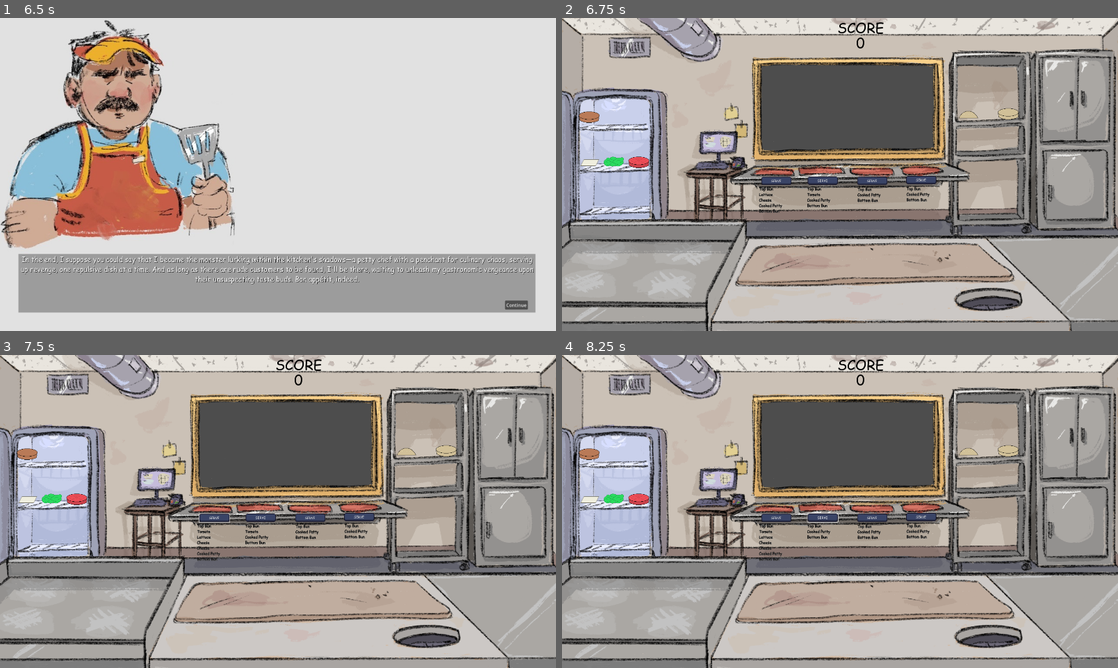
Above: before the commit, frames 1-4 (two rows, left to right).
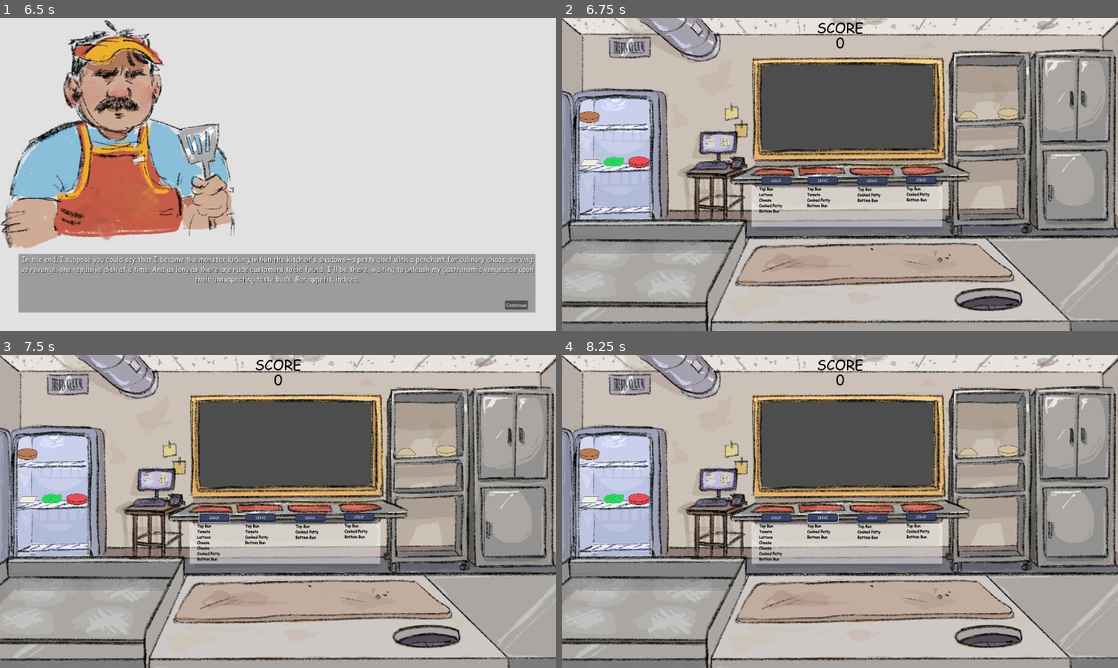
Above: after the commit, the same moments.

Repository: JaymesTMorris/The-Customer-Is-Always-Right
Game: Godot game, scene res://Scenes/main_menu.tscn
Two runs of this game, one before a commit and one after it. Both use one fixed random seed, a clock stepped at 60 frames per second and the inputs below.
Inputs (mouse positions are in pixels of both pictures, inside the frame that each line leads up to):
- Up to frame 1 (6.5 s): click "Play" at 0.5 s; click (144, 174) at 1.25 s; click "Next" at 2 s; click "Next" at 2.75 s; click "Next" at 3.5 s; tap Enter at 4.25, 5.75 s; move the mouse to (400, 158) at 4.27 s; press the mouse at (400, 158) at 4.28 s; tap Space at 5 s; move the mouse to (166, 190) at 5.02 s; release the mouse at (166, 190) at 5.03 s; click (166, 190) at 5.1 s; move the mouse to (333, 105) at 5.77 s; press the mouse at (333, 105) at 5.78 s
- Up to frame 2 (6.75 s): release the mouse at (895, 105) at 6.5 s; click "Continue" at 6.5 s
- Up to frame 3 (7.5 s): click "SERVE" at 7.25 s
- Up to frame 4 (8.25 s): click "SERVE" at 8 s

Frame 1 is identical in both runs. In frame 2, 4.4% of the frame differs, in the area x 34-69%, y 1-67%; in frame 3, 4.4%; in frame 4, 4.4%.

Commit message:
Update game.tscn
Change layout of objects

Diff:
--- a/Scenes/game.tscn
+++ b/Scenes/game.tscn
@@ -30,30 +30,6 @@
 texture = ExtResource("1_mf0fh")
 centered = false
 
-[node name="CookedBeefPatty" parent="." instance=ExtResource("6_vshen")]
-position = Vector2(94, 343)
-scale = Vector2(2.34832, 2.308)
-
-[node name="BottomBun" parent="." instance=ExtResource("7_1rqiq")]
-position = Vector2(1541, 332)
-scale = Vector2(2.34832, 2.308)
-
-[node name="TopBun" parent="." instance=ExtResource("8_e0ye7")]
-position = Vector2(1403, 338)
-scale = Vector2(2.34832, 2.308)
-
-[node name="Cheese" parent="." instance=ExtResource("3_jpuij")]
-position = Vector2(96, 502)
-scale = Vector2(2.34832, 2.308)
-
-[node name="Lettuce" parent="." instance=ExtResource("4_j44t4")]
-position = Vector2(180, 500)
-scale = Vector2(2.34832, 2.308)
-
-[node name="Tomato" parent="." instance=ExtResource("5_27kjg")]
-position = Vector2(265, 499)
-scale = Vector2(2.34832, 2.308)
-
 [node name="Grill 00" parent="." instance=ExtResource("1_maf3u")]
 position = Vector2(123, 793)
 scale = Vector2(4, 1.5)
@@ -138,6 +114,13 @@
 theme_override_styles/pressed = SubResource("StyleBoxTexture_71fva")
 text = "SERVE"
 
+[node name="ColorRect" type="ColorRect" parent="."]
+modulate = Color(1, 1, 1, 0.498039)
+offset_left = 655.0
+offset_top = 580.0
+offset_right = 1314.0
+offset_bottom = 721.0
+
 [node name="OrderLabel0" type="RichTextLabel" parent="."]
 offset_left = 680.0
 offset_top = 580.0
@@ -186,9 +169,8 @@
 script = ExtResource("11_iswsb")
 
 [node name="ScoreLabel" type="RichTextLabel" parent="."]
-offset_left = 747.0
 offset_top = 51.0
-offset_right = 1315.0
+offset_right = 1921.0
 offset_bottom = 129.0
 theme_override_colors/default_color = Color(0, 0, 0, 1)
 theme_override_fonts/normal_font = ExtResource("9_au3vr")
@@ -197,15 +179,39 @@
 text = "[center]0[/center]"
 
 [node name="Label" type="RichTextLabel" parent="."]
-offset_left = 748.0
+offset_left = 1.0
 offset_top = -1.0
-offset_right = 1316.0
+offset_right = 1920.0
 offset_bottom = 77.0
 theme_override_colors/default_color = Color(0, 0, 0, 1)
 theme_override_fonts/normal_font = ExtResource("9_au3vr")
 theme_override_font_sizes/normal_font_size = 48
 bbcode_enabled = true
 text = "[center]SCORE[/center]"
+
+[node name="CookedBeefPatty" parent="." instance=ExtResource("6_vshen")]
+position = Vector2(94, 343)
+scale = Vector2(2.34832, 2.308)
+
+[node name="BottomBun" parent="." instance=ExtResource("7_1rqiq")]
+position = Vector2(1541, 332)
+scale = Vector2(2.34832, 2.308)
+
+[node name="TopBun" parent="." instance=ExtResource("8_e0ye7")]
+position = Vector2(1403, 338)
+scale = Vector2(2.34832, 2.308)
+
+[node name="Cheese" parent="." instance=ExtResource("3_jpuij")]
+position = Vector2(96, 502)
+scale = Vector2(2.34832, 2.308)
+
+[node name="Lettuce" parent="." instance=ExtResource("4_j44t4")]
+position = Vector2(180, 500)
+scale = Vector2(2.34832, 2.308)
+
+[node name="Tomato" parent="." instance=ExtResource("5_27kjg")]
+position = Vector2(265, 499)
+scale = Vector2(2.34832, 2.308)
 
 [connection signal="button_down" from="ServeButton00" to="OrderGenerator" method="_on_serve_button_down" binds= [0]]
 [connection signal="button_down" from="ServeButton01" to="OrderGenerator" method="_on_serve_button_down" binds= [1]]
